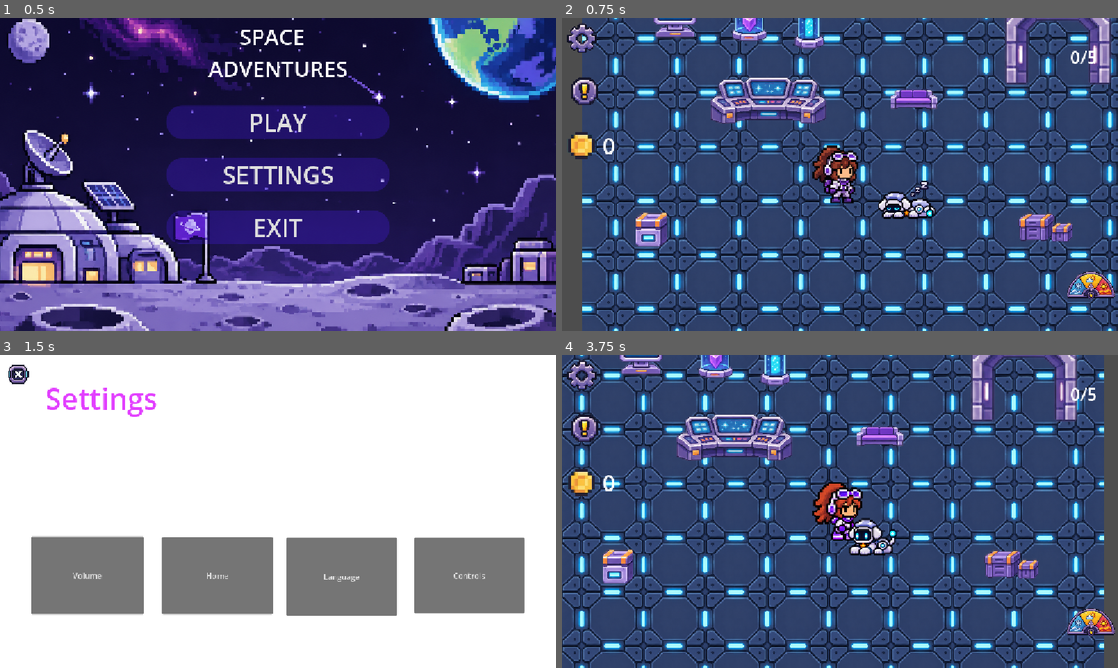
Above: before the commit, frames 1-4 (two rows, left to right).
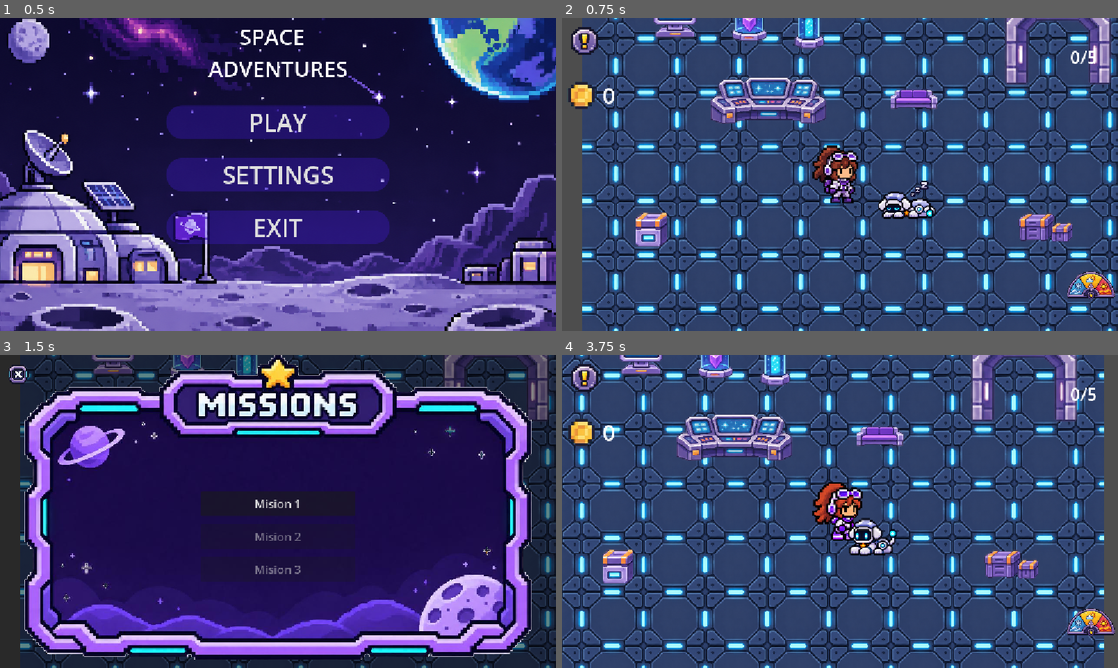
Above: after the commit, the same moments.

Repository: Totoratsu/hackathon-nasa-2026
Game: Godot game, scene res://escenas/main_menu.tscn
The game is run twice, just before and just after one commit, with the same random seed, the same clock (stepped at 60 frames per second) and the same inputs.
Inputs (mouse positions are in pixels of both pictures, inside the frame that each line leads up to):
- Up to frame 1 (0.5 s): no input
- Up to frame 2 (0.75 s): click "PLAY" at 0.5 s
- Up to frame 3 (1.5 s): click (27, 383) at 1.27 s
- Up to frame 4 (3.75 s): click (650, 574) at 2 s, where only the run before the commit has a clickable "Volume"; click (578, 373) at 2.75 s; tap Enter (ui_accept) at 3.5 s; hold Right (derecha) from 3.53 s (still down); hold B (basura) from 3.53 s (still down)

Frame 1 is identical in both runs. In frame 2, 1.2% of the frame differs, in the area x 0-10%, y 1-46%; in frame 3, 99%, in the area x 0-100%, y 0-100%; in frame 4, 1.2%.

Commit message:
game over perro

Diff:
--- a/Scripts/eventos.gd
+++ b/Scripts/eventos.gd
@@ -62,7 +62,8 @@
 
 # Una frase al azar de ARCHIVO_FRASES (una por linea); no pisa un mensaje que se este mostrando.
 func _frase_del_perro() -> void:
-	if caja_dialogo._panel.visible:
+	# Solo habla durante el juego: sin jugador en la escena (game over, menu) calla.
+	if get_tree().get_first_node_in_group("player") == null or caja_dialogo._panel.visible:
 		return
 	var frases := Array(FileAccess.get_file_as_string(ARCHIVO_FRASES).split("
 ")).map(func(f): return f.strip_edges()).filter(func(f): return not f.is_empty())
--- a/escenas/Configuracion.tscn
+++ /dev/null
@@ -1,135 +0,0 @@
-[gd_scene format=3 uid="uid://bys5oqsi316vy"]
-
-[ext_resource type="Script" uid="uid://c7qujm5i7odye" path="res://Scripts/misiones.gd" id="1_w1m1a"]
-[ext_resource type="Texture2D" uid="uid://cs7gusirc67wm" path="res://Sprites/sprites iconos.png" id="97_iconos"]
-[ext_resource type="Texture2D" uid="uid://b43pfhnycva3f" path="res://Sprites/sprites botones.png" id="96_botones"]
-
-[sub_resource type="StyleBoxEmpty" id="StyleBoxEmpty_icono"]
-
-[sub_resource type="AtlasTexture" id="AtlasTexture_icono"]
-atlas = ExtResource("97_iconos")
-region = Rect2(6, 6, 116, 116)
-
-[sub_resource type="AtlasTexture" id="AtlasTexture_x"]
-atlas = ExtResource("96_botones")
-region = Rect2(424, 32, 68, 62)
-
-[sub_resource type="LabelSettings" id="LabelSettings_gyc6d"]
-font_size = 60
-font_color = Color(0.8862745, 0.24705882, 1, 1)
-
-[node name="Control" type="Control" unique_id=1340639622]
-layout_mode = 3
-anchors_preset = 15
-anchor_right = 1.0
-anchor_bottom = 1.0
-grow_horizontal = 2
-grow_vertical = 2
-mouse_filter = 2
-mouse_force_pass_scroll_events = false
-script = ExtResource("1_w1m1a")
-metadata/_tc_uuid = "869121451356716803"
-
-[node name="VBoxContainer" type="VBoxContainer" parent="." unique_id=517670959]
-layout_mode = 0
-offset_left = 8.0
-offset_top = 8.0
-offset_right = 104.0
-offset_bottom = 104.0
-metadata/_tc_offline_added = true
-metadata/_tc_uuid = "5501427529473262954"
-
-[node name="Configuracion_button" type="Button" parent="VBoxContainer" unique_id=552112744]
-layout_mode = 2
-focus_mode = 0
-toggle_mode = false
-icon = SubResource("AtlasTexture_icono")
-flat = true
-expand_icon = true
-icon_alignment = 1
-custom_minimum_size = Vector2(96, 96)
-theme_override_styles/normal = SubResource("StyleBoxEmpty_icono")
-theme_override_styles/hover = SubResource("StyleBoxEmpty_icono")
-theme_override_styles/pressed = SubResource("StyleBoxEmpty_icono")
-theme_override_styles/disabled = SubResource("StyleBoxEmpty_icono")
-theme_override_styles/focus = SubResource("StyleBoxEmpty_icono")
-metadata/_tc_offline_added = true
-metadata/_tc_uuid = "4926074656766081957"
-
-[node name="Panel_misiones" type="ColorRect" parent="." unique_id=1684053842]
-layout_mode = 1
-anchors_preset = 15
-anchor_right = 1.0
-anchor_bottom = 1.0
-grow_horizontal = 2
-grow_vertical = 2
-metadata/_tc_offline_added = true
-metadata/_tc_uuid = "4774993753605022824"
-
-[node name="Volumen" type="Button" parent="Panel_misiones" unique_id=214787215]
-layout_mode = 0
-offset_left = 64.0
-offset_top = 376.0
-offset_right = 298.0
-offset_bottom = 537.0
-text = "Volume"
-metadata/_tc_offline_added = true
-
-[node name="CerrarButton" type="Button" parent="Panel_misiones" unique_id=136920156]
-layout_mode = 0
-offset_left = 12.0
-offset_top = 12.0
-offset_right = 68.0
-offset_bottom = 68.0
-icon = SubResource("AtlasTexture_x")
-flat = true
-expand_icon = true
-icon_alignment = 1
-custom_minimum_size = Vector2(56, 56)
-metadata/_tc_offline_added = true
-metadata/_tc_uuid = "4784721579363867581"
-
-[node name="Casa" type="Button" parent="Panel_misiones" unique_id=1776457738]
-layout_mode = 0
-offset_left = 335.0
-offset_top = 377.0
-offset_right = 566.0
-offset_bottom = 537.0
-text = "Home"
-metadata/_tc_offline_added = true
-
-[node name="Idioma" type="Button" parent="Panel_misiones" unique_id=202075995]
-layout_mode = 0
-offset_left = 593.0
-offset_top = 378.0
-offset_right = 823.0
-offset_bottom = 540.0
-text = "Language"
-metadata/_tc_offline_added = true
-
-[node name="controles" type="Button" parent="Panel_misiones" unique_id=903987277]
-layout_mode = 0
-offset_left = 858.0
-offset_top = 378.0
-offset_right = 1087.0
-offset_bottom = 535.0
-text = "Controls"
-metadata/_tc_offline_added = true
-
-[node name="Label" type="Label" parent="Panel_misiones" unique_id=367946298]
-custom_minimum_size = Vector2(0.015, 0)
-layout_mode = 1
-anchors_preset = 8
-anchor_left = 0.5
-anchor_top = 0.5
-anchor_right = 0.5
-anchor_bottom = 0.5
-offset_left = -482.0
-offset_top = -276.0
-offset_right = -230.0
-offset_bottom = -172.0
-grow_horizontal = 2
-grow_vertical = 2
-text = "Settings"
-label_settings = SubResource("LabelSettings_gyc6d")
-metadata/_tc_offline_added = true
--- a/escenas/Misiones.tscn
+++ b/escenas/Misiones.tscn
@@ -35,9 +35,9 @@
 [node name="VBoxContainer" type="VBoxContainer" parent="." unique_id=517670959]
 layout_mode = 0
 offset_left = 8.0
-offset_top = 112.0
+offset_top = 8.0
 offset_right = 104.0
-offset_bottom = 208.0
+offset_bottom = 104.0
 metadata/_tc_offline_added = true
 metadata/_tc_uuid = "5501427529473262954"
 
--- a/escenas/nave.tscn
+++ b/escenas/nave.tscn
@@ -9,7 +9,6 @@
 [ext_resource type="PackedScene" uid="uid://dyrpolvmkvcnc" path="res://escenas/mesa_investigacion.tscn" id="14_mesa1"]
 [ext_resource type="PackedScene" uid="uid://belhqcd41segt" path="res://escenas/ui_usuario.tscn" id="15_ui01"]
 [ext_resource type="Script" uid="uid://b4ykl06x1pf7g" path="res://Scripts/contador_basura.gd" id="16_cont"]
-[ext_resource type="PackedScene" uid="uid://bys5oqsi316vy" path="res://escenas/Configuracion.tscn" id="17_cfg"]
 [ext_resource type="PackedScene" uid="uid://lqi2irk5km8p" path="res://escenas/Misiones.tscn" id="18_mis"]
 
 [sub_resource type="TileSetAtlasSource" id="TileSetAtlasSource_nf7ox"]
@@ -1237,8 +1236,6 @@
 
 [node name="Control" parent="Ui" unique_id=1894639480 instance=ExtResource("15_ui01")]
 
-[node name="Configuracion" parent="Ui" unique_id=1894639482 instance=ExtResource("17_cfg")]
-
 [node name="Misiones" parent="Ui" unique_id=1894639483 instance=ExtResource("18_mis")]
 
 [node name="Contador_basura" type="Label" parent="Ui" unique_id=1894639481]
--- a/escenas/ui_usuario.tscn
+++ b/escenas/ui_usuario.tscn
@@ -15,9 +15,9 @@
 layout_mode = 3
 anchors_preset = 0
 offset_left = 8.0
-offset_top = 216.0
+offset_top = 112.0
 offset_right = 308.0
-offset_bottom = 312.0
+offset_bottom = 208.0
 mouse_filter = 2
 script = ExtResource("1_uiusr")
 metadata/_tc_uuid = "8291226749081620147"
Not shown, changed: escenas/luna.tscn
